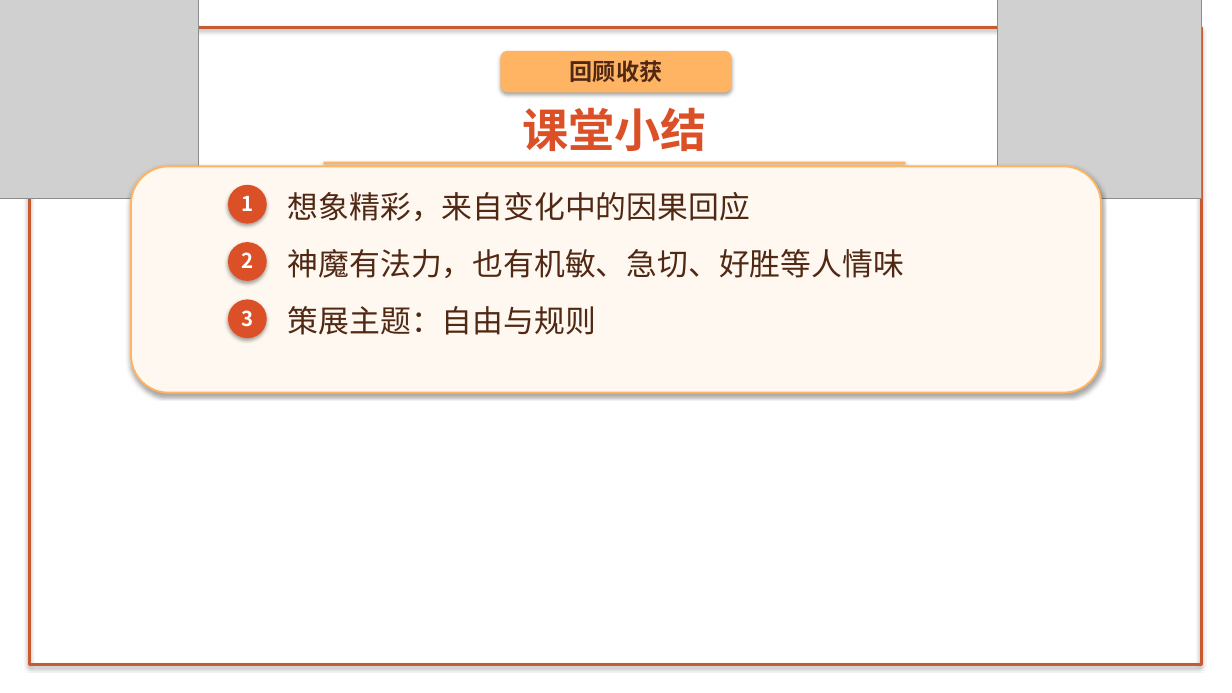
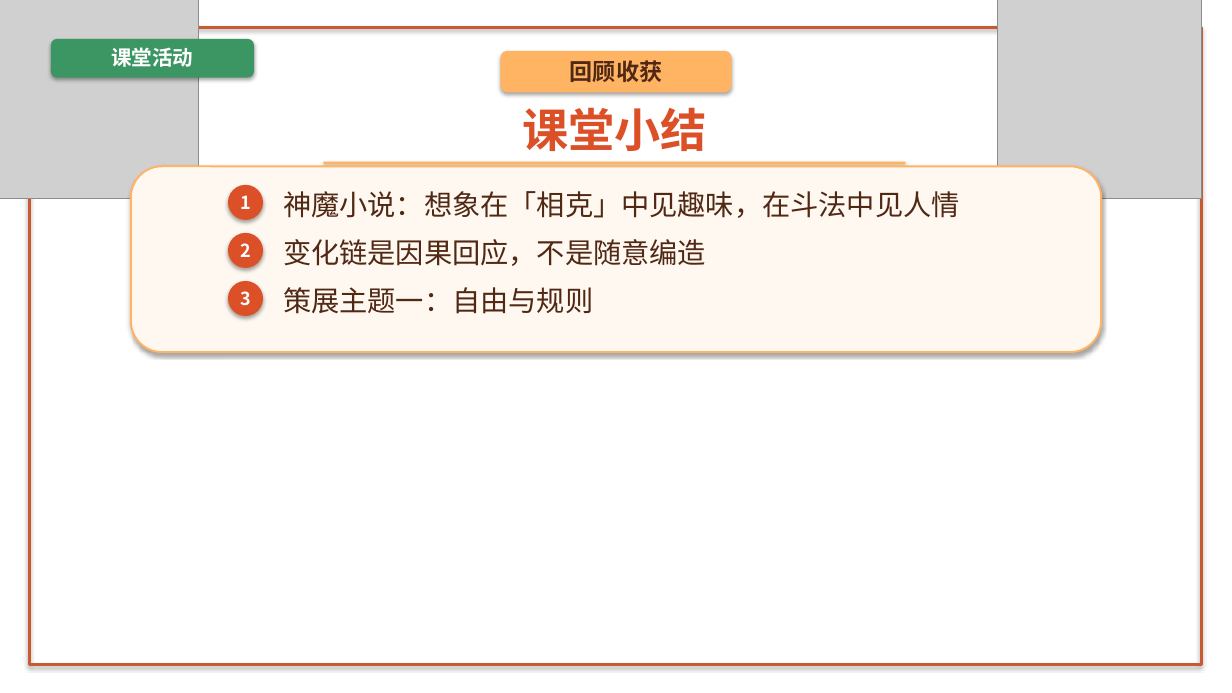
Before and after one commit to decemberlin54-del/declin, a slide deck: slide 8 of unit6-lesson21-wukong.pptx. Drawn at 1232x693 pixels with LibreOffice and Linux fonts; fonts in the diff are those of the drawing; grey boxes stand for pictures; background and template pictures are left out. Boxes give left, top, right and bottom in pixels: in the first picture for what was removed or moved away, otherwise in the second. Text is boxed around its words. In the diff, an @@ line names an element or a change of style, - is before the commit and + after.

```diff
--- a/unit6-lesson21-wukong.pptx
+++ b/unit6-lesson21-wukong.pptx
@@ rounded rectangle added at bbox=[51, 39, 254, 78], fill #3C9664 @@
@@ text added at bbox=[111, 47, 193, 67], 16 pt, text #FFFFFF, bold @@
+课堂活动
@@ rounded rectangle: place and size @@
-rounded rectangle at bbox=[131, 166, 1102, 393]
+rounded rectangle at bbox=[131, 166, 1102, 352]
@@ ellipse: place and size @@
-ellipse at bbox=[228, 185, 267, 224]
+ellipse at bbox=[228, 185, 263, 220]
@@ text added at bbox=[283, 191, 959, 218], 22 pt, text #502814 @@
+神魔小说：想象在「相克」中见趣味，在斗法中见人情
@@ text "2": place and size @@
-text "2" at bbox=[241, 252, 253, 268]
+text "2" at bbox=[240, 243, 251, 257]
@@ ellipse: place and size @@
-ellipse at bbox=[228, 242, 267, 281]
+ellipse at bbox=[228, 233, 263, 268]
@@ text at bbox=[283, 239, 706, 266]: text changed; size 24 to 22 pt @@
-想象精彩，来自变化中的因果回应
+变化链是因果回应，不是随意编造
@@ text removed at bbox=[288, 249, 904, 278] @@
-神魔有法力，也有机敏、急切、好胜等人情味
@@ size 16 to 14 pt in 3 elements at bbox=[240, 195, 251, 209], bbox=[240, 243, 251, 257], bbox=[240, 291, 251, 306] @@
@@ text "3": place and size @@
-text "3" at bbox=[241, 310, 253, 327]
+text "3" at bbox=[240, 291, 251, 306]
@@ ellipse: place and size @@
-ellipse at bbox=[228, 299, 267, 338]
+ellipse at bbox=[228, 281, 263, 316]
@@ text at bbox=[283, 287, 593, 314]: text changed; size 24 to 22 pt @@
-策展主题：自由与规则
+策展主题一：自由与规则
```
Also in this commit, not shown: 3 other slides changed, 5 slides added, 5 slides removed, 12 other files.
